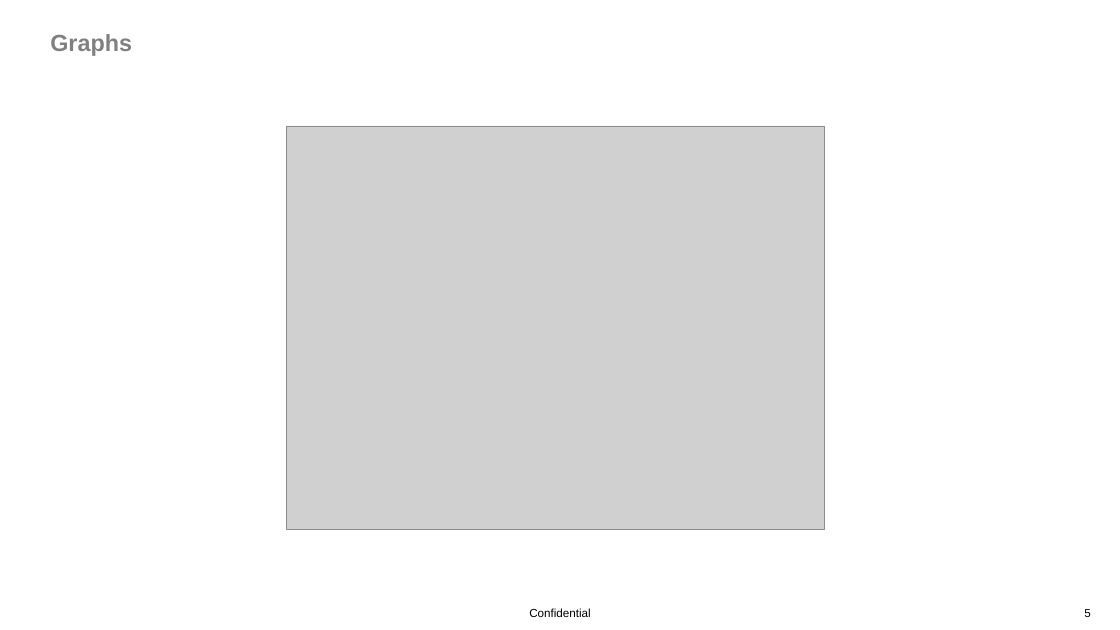
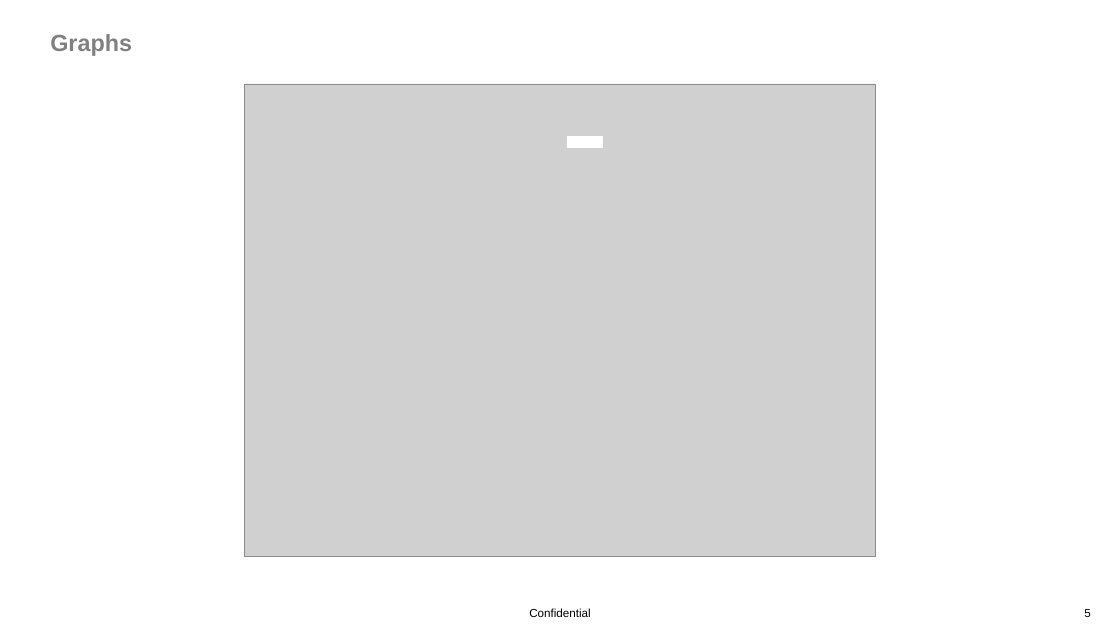
Before and after one commit to ejc233/financefinder, a slide deck: slide 5 of hackgraphs.ppt. Drawn at 1120x630 pixels with LibreOffice and Linux fonts; fonts in the diff are those of the drawing; grey boxes stand for pictures; background and template pictures are left out. Boxes give left, top, right and bottom in pixels: in the first picture for what was removed or moved away, otherwise in the second. Text is boxed around its words. In the diff, an @@ line names an element or a change of style, - is before the commit and + after.

```diff
--- a/hackgraphs.ppt
+++ b/hackgraphs.ppt
@@ picture: place and size @@
-picture at bbox=[287, 126, 824, 529]
+picture at bbox=[245, 84, 875, 557]
@@ rectangle added at bbox=[567, 136, 602, 147], fill #FFFFFF, outline #FFFFFF 0.74 pt @@
```
Also in this commit, not shown: 5 other slides changed, 1 other file.
